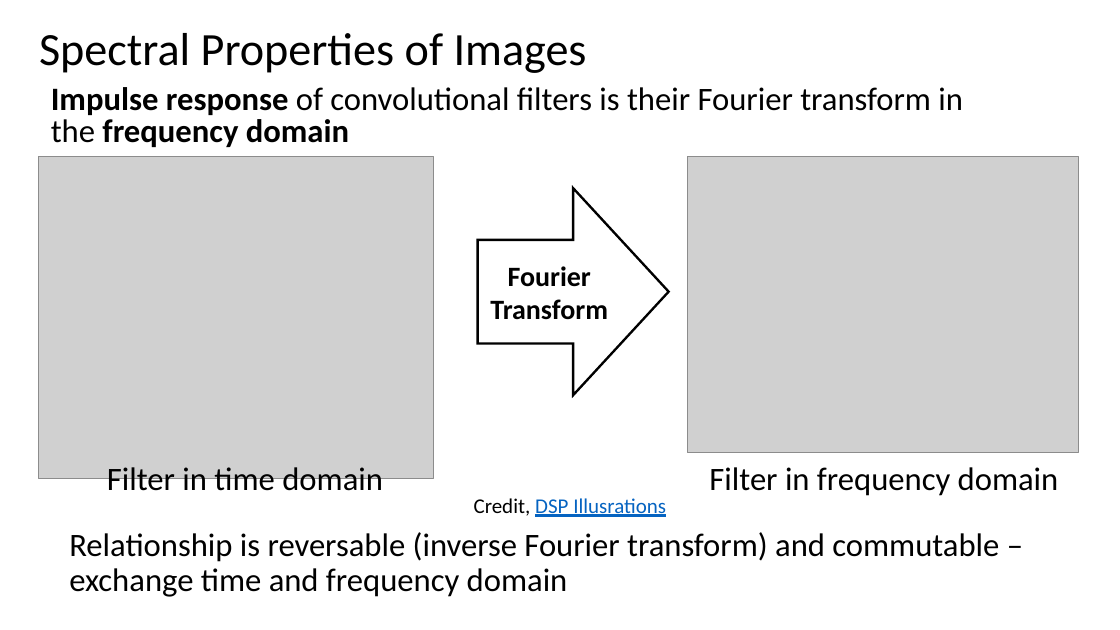
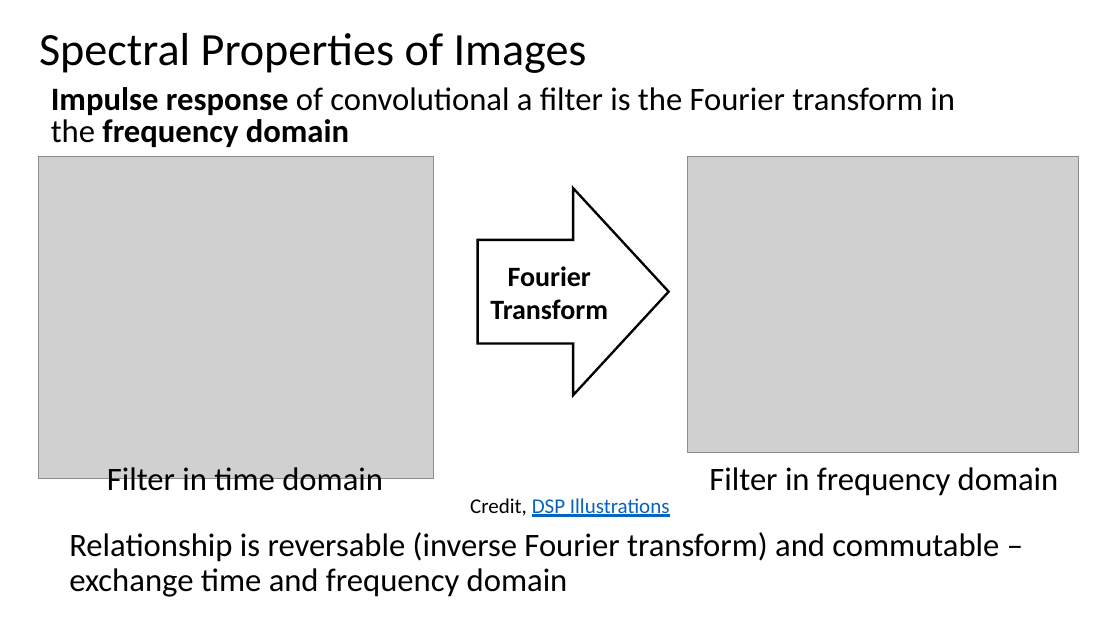
Before and after one commit to StephenElston/CSCI-E25, a slide deck: slide 35 of Slides/2_ConvolutionFilterig.pptx (slide 33 before the commit). Drawn at 1120x630 pixels with LibreOffice and Linux fonts; fonts in the diff are those of the drawing; grey boxes stand for pictures. Boxes give left, top, right and bottom in pixels: in the first picture for what was removed or moved away, otherwise in the second. Text is boxed around its words. In the diff, an @@ line names an element or a change of style, - is before the commit and + after.

```diff
--- a/Slides/2_ConvolutionFilterig.pptx
+++ b/Slides/2_ConvolutionFilterig.pptx
@@ text at bbox=[51, 87, 955, 147]: text changed @@
-Impulse response of convolutional filters is their Fourier transform in the frequency domain
+Impulse response of convolutional a filter is the Fourier transform in the frequency domain
@@ text at bbox=[470, 498, 670, 517]: text changed @@
-Credit, DSP Illusrations
+Credit, DSP Illustrations
```
Also in this commit, not shown: 3 other slides changed.
